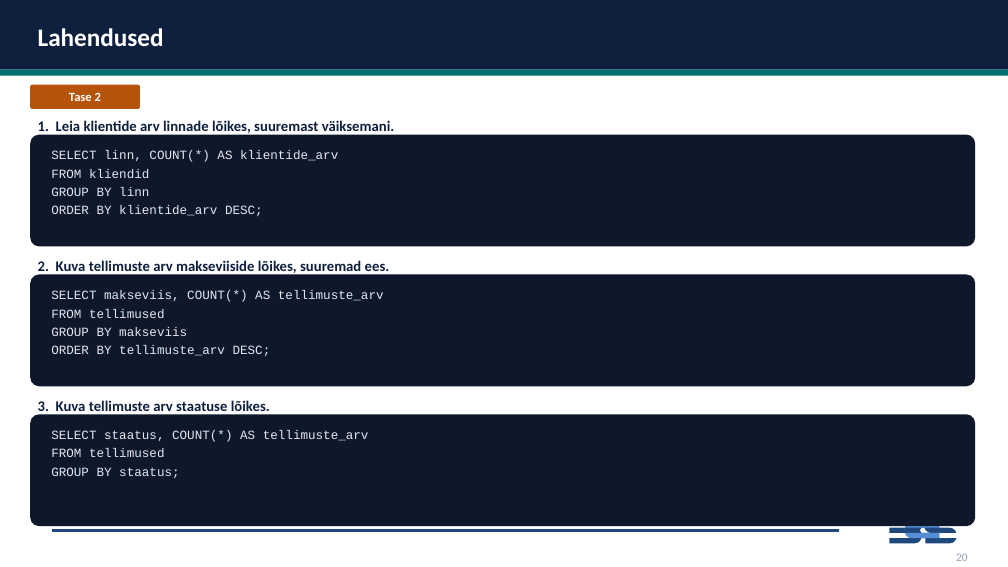
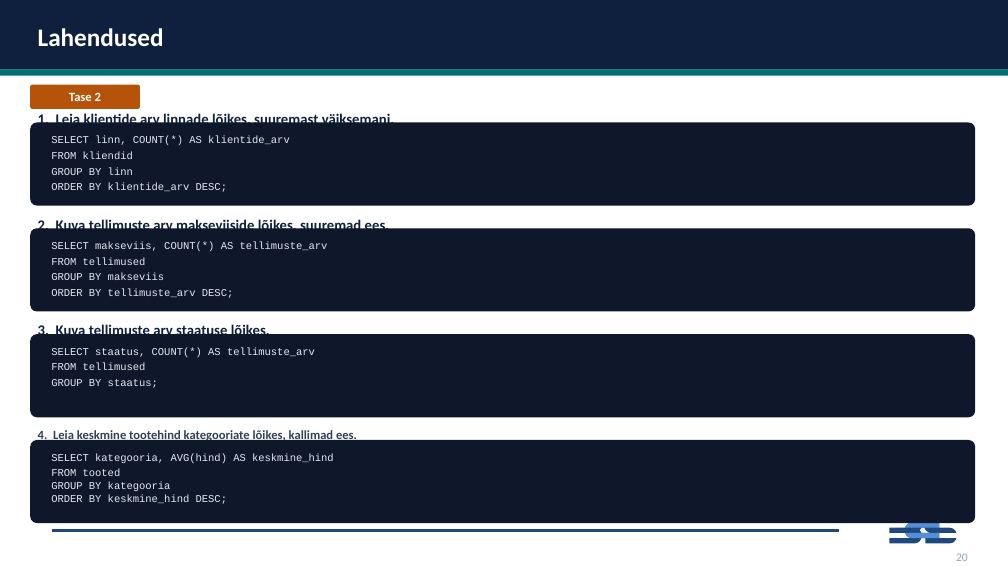
Before and after one commit to emilieabel/andmetarkus, a slide deck: slide 19 of Materjalid/Day7 SQL/7-paev-andmetarkus-esitlus.pptx. Drawn at 1008x567 pixels with LibreOffice and Linux fonts; fonts in the diff are those of the drawing. Boxes give left, top, right and bottom in pixels: in the first picture for what was removed or moved away, otherwise in the second. Text is boxed around its words. In the diff, an @@ line names an element or a change of style, - is before the commit and + after.

```diff
--- a/Materjalid/Day7 SQL/7-paev-andmetarkus-esitlus.pptx
+++ b/Materjalid/Day7 SQL/7-paev-andmetarkus-esitlus.pptx
@@ text "1. Leia klientide arv linnade ...": place and size @@
-text "1. Leia klientide arv linnade ..." at (38, 120, 395, 136)
+text "1. Leia klientide arv linnade ..." at (38, 111, 395, 128)
@@ rounded rectangle: place and size @@
-rounded rectangle at (30, 135, 975, 247)
+rounded rectangle at (30, 123, 975, 206)
@@ text "SELECT linn, COUNT(*) AS klientide_arv": place and size @@
-text "SELECT linn, COUNT(*) AS klientide_arv" at (51, 150, 338, 216)
+text "SELECT linn, COUNT(*) AS klientide_arv" at (51, 136, 290, 192)
@@ text "2. Kuva tellimuste arv makseviiside ...": place and size @@
-text "2. Kuva tellimuste arv makseviiside ..." at (38, 260, 390, 276)
+text "2. Kuva tellimuste arv makseviiside ..." at (38, 217, 390, 234)
@@ rounded rectangle: place and size @@
-rounded rectangle at (30, 274, 975, 386)
+rounded rectangle at (30, 228, 975, 312)
@@ text "SELECT makseviis, COUNT(*) AS tellimuste_arv": place and size @@
-text "SELECT makseviis, COUNT(*) AS tellimuste_arv" at (51, 290, 384, 356)
+text "SELECT makseviis, COUNT(*) AS tellimuste_arv" at (51, 242, 328, 298)
@@ text "3. Kuva tellimuste arv staatuse ...": place and size @@
-text "3. Kuva tellimuste arv staatuse ..." at (38, 400, 270, 416)
+text "3. Kuva tellimuste arv staatuse ..." at (38, 323, 270, 340)
@@ rounded rectangle: place and size @@
-rounded rectangle at (30, 414, 975, 526)
+rounded rectangle at (30, 334, 975, 417)
@@ size 12 to 10 pt in 3 elements at (51, 136, 290, 192), (51, 242, 328, 298), (51, 347, 315, 388) @@
@@ text "SELECT staatus, COUNT(*) AS tellimuste_arv": place and size @@
-text "SELECT staatus, COUNT(*) AS tellimuste_arv" at (51, 430, 369, 478)
+text "SELECT staatus, COUNT(*) AS tellimuste_arv" at (51, 347, 315, 388)
@@ rounded rectangle added at (30, 440, 975, 523), fill #0F172A @@
@@ text added at (38, 429, 357, 443), 12 pt, text #334155, bold @@
+4. Leia keskmine tootehind kategooriate lõikes, kallimad ees.
@@ text added at (51, 453, 334, 504), 10 pt, text #E2E8F0 @@
+SELECT kategooria, AVG(hind) AS keskmine_hind
+FROM tooted
+GROUP BY kategooria
+ORDER BY keskmine_hind DESC;
```
Also in this commit, not shown: 22 other slides changed, 2 other files.
